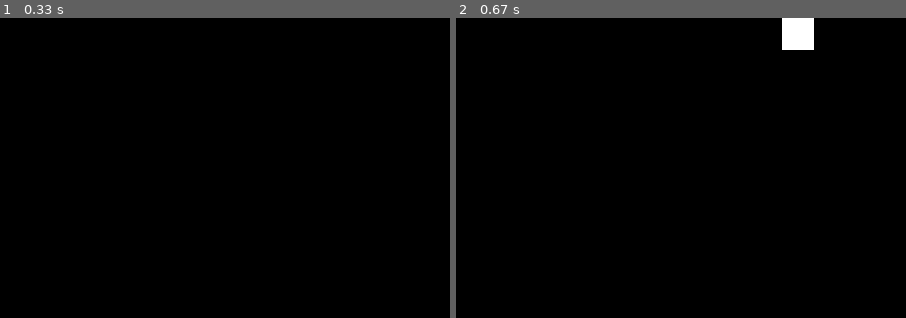
Above: before the commit, frames 1-2 (left to right).
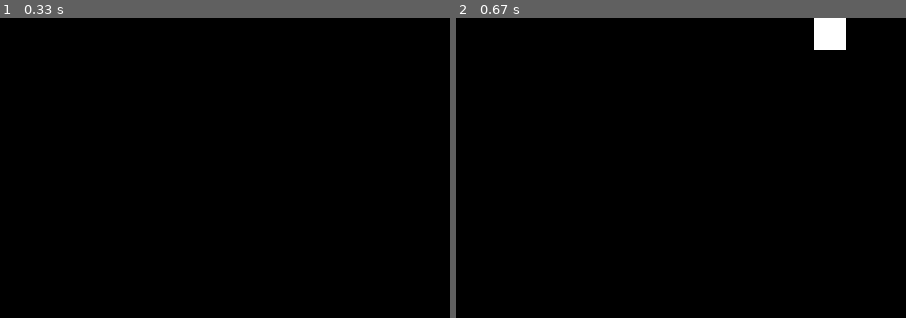
Above: after the commit, the same moments.

Repository: FoRVaiS/3522-assignment-1
Game: pygame game, started from src/cli.py
Same seed, same stepped clock (60 frames per second), same inputs: the game is played once before the commit and once after it.
Inputs:
- Up to frame 1 (0.33 s): no input
- Up to frame 2 (0.67 s): hold D from 0.33 s (still down)
The pictures show only the part of the screen within x 50-100%, y 0-50%; the shares and areas given below are measured in that part.

Frame 1 is identical in both runs. In frame 2, 1.5% of the frame differs, in the area x 72-87%, y 0-11%.

Commit message:
fix(game): update entities before rendering their new positions
Updating entity logic AFTER rendering them causes perceived input lag
based on the tickrate. In cases where the tickrate is set to 5 ticks/s,
you experience input lag equal to 200ms. It's extremely noticable and
annoying.

Diff:
--- a/src/Game.py
+++ b/src/Game.py
@@ -73,8 +73,8 @@
         """
         objects = self.world.get_game_objects()
 
+        self.movement_system.process(objects)
         self.rendering_system.process(objects)
-        self.movement_system.process(objects)
         self.window.update()
 
     def onImmediateUpdate(self) -> None:
